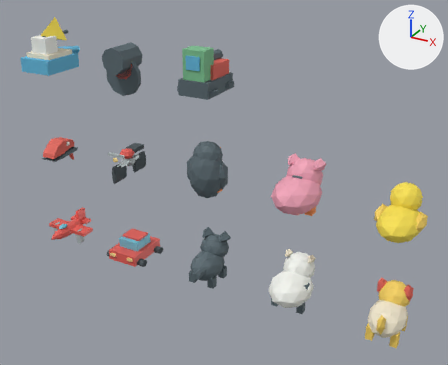
The glTF model public/assets/player-tokens.glb, before and after one commit.
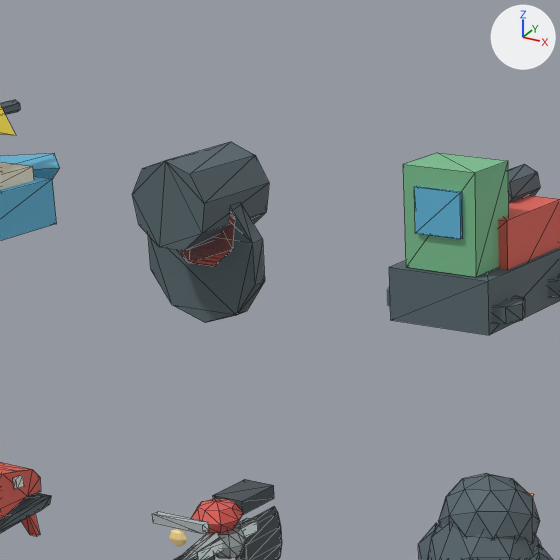
There are two pictures of each version: one whole from a 50 mm lens placed at (8.51, -8.68, 6.42), pointed at (3.66, 0.14, 2.01), one close up on the part from 14% to 51% of the width and 0% to 46% of the height. The lights are fixed; the arrows at upper right show +X, +Y and +Z. The older version's two pictures come first. The close-ups show mesh edges as thin lines. Where no turn or scale is listed for an object, it has been applied to the vertices.

Names of what the first close-up shows: 'Hat_Band', 'Hat_Brim', 'Hat_Crown', 'HighHeel_Upper', 'Moto_Tank', 'Moto_Wheel.001', 'Penguin_Body', 'Penguin_Head', 'Ship_Hull', 'Train_Body', 'Train_Cabin', 'Train_Chassis', 'Train_Window' and 20 more.
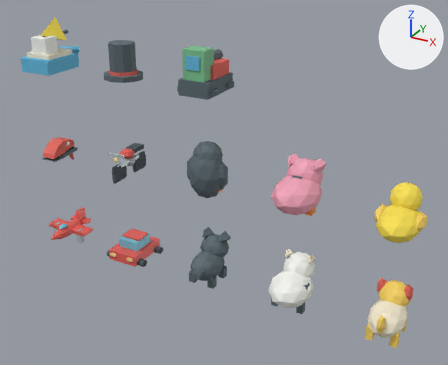
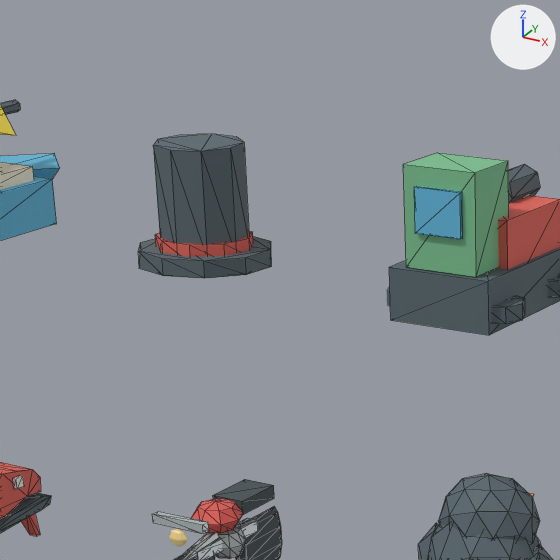
Edits to the scene script, one JSON object a line:
```json
{"op": "set", "path": "ob_hat_band.location", "old": "(0.0, 0.3, 0.0)", "new": "(0.0, 0.177, 0.0)"}
{"op": "set", "path": "ob_hat_band.rotation_euler", "old": "(0.0, 0.0, 0.0)", "new": "(-1.596, 0.0, 0.0)", "note": "degrees (0, 0, 0) -> degrees (-91, 0, 0)"}
{"op": "set", "path": "ob_hat_band.scale", "old": "(1.0, 1.0, 1.0)", "new": "(1.07, 1.07, 1.07)"}
{"op": "set", "path": "ob_hat_brim.rotation_euler", "old": "(0.0, 0.0, 0.0)", "new": "(-1.603, 0.0, 0.0)", "note": "degrees (0, 0, 0) -> degrees (-92, 0, 0)"}
{"op": "set", "path": "ob_hat_crown.rotation_euler", "old": "(0.0, 0.0, 0.0)", "new": "(1.567, 0.0, 0.0)", "note": "degrees (0, 0, 0) -> degrees (90, 0, 0)"}
```

What differs and where, as boxes [x1, y1, x2, y2] in the close-ups (560 x 560 px):
```json
{"object": "Hat_Crown", "change": "turned", "before": [132, 142, 269, 251], "after": [153, 134, 249, 245]}
{"object": "Hat_Brim", "change": "turned", "before": [148, 205, 265, 323], "after": [138, 236, 271, 278]}
{"object": "Hat_Band", "change": "moved, turned, rescaled", "before": [178, 213, 235, 267], "after": [155, 231, 253, 257]}
```
